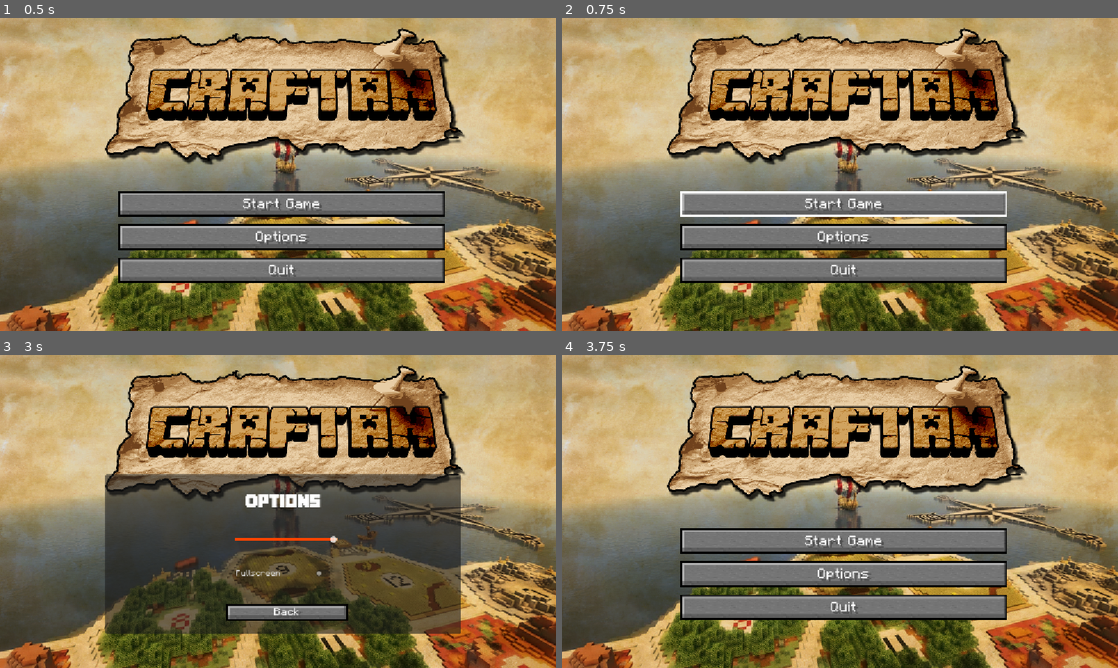
Above: before the commit, frames 1-4 (two rows, left to right).
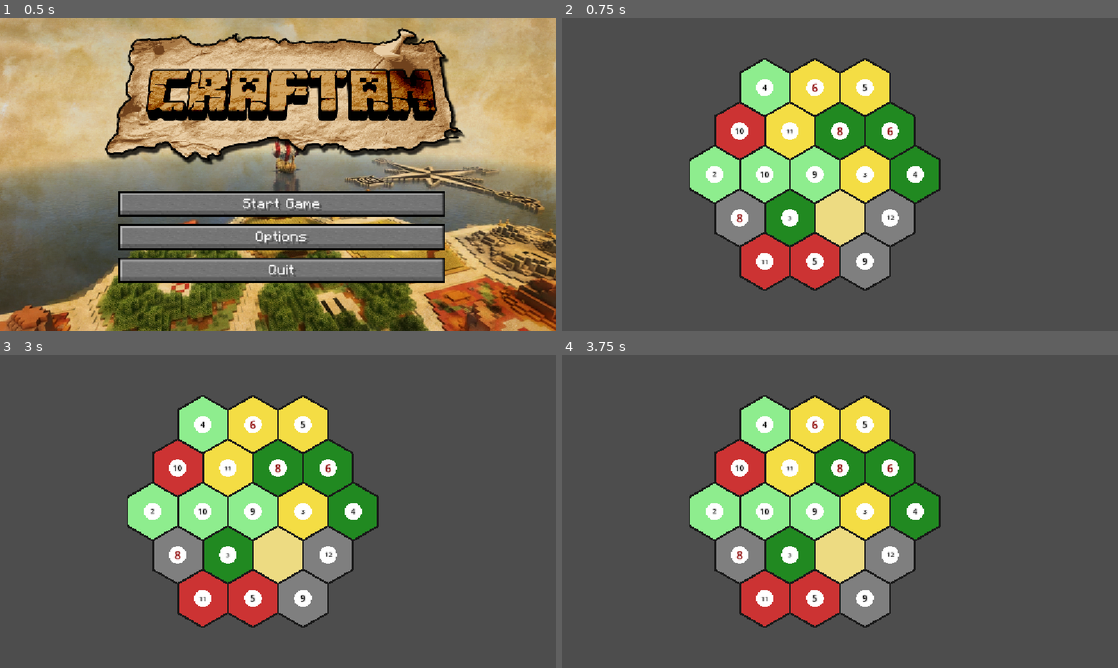
Above: after the commit, the same moments.

Repository: Caio-C-Lopes/Catancraft
Game: Godot game, scene res://main_menu.tscn
Two runs of this game, one before a commit and one after it. Both use one fixed random seed, a clock stepped at 60 frames per second and the inputs below.
Inputs (mouse positions are in pixels of both pictures, inside the frame that each line leads up to):
- Up to frame 1 (0.5 s): no input
- Up to frame 2 (0.75 s): click "Start Game" at 0.5 s
- Up to frame 3 (3 s): click (283, 539) at 1.25 s, where only the run before the commit has a clickable "Start Game"; click (283, 539) at 2 s, where only the run before the commit has a clickable "Start Game"; click (283, 574) at 2.75 s, where only the run before the commit has a clickable "Options"
- Up to frame 4 (3.75 s): click (851, 611) at 3.5 s, where only the run before the commit has a clickable "Back"

Frame 1 is identical in both runs. In frame 2, 92% of the frame differs, in the area x 0-100%, y 0-100%; in frame 3, 92%; in frame 4, 92%.

Commit message:
feat(board): add board generation

Diff:
--- /dev/null
+++ b/board.gd
@@ -0,0 +1,154 @@
+extends Node2D
+
+
+enum ResourceType { WOOD, SHEEP, WHEAT, BRICK, ORE, DESERT }
+
+@export_group("Size")
+@export var HEX_SIZE: float = 60.0
+
+@export_group("Resource Textures")
+@export var wood_texture: Texture2D
+@export var sheep_texture: Texture2D
+@export var wheat_texture: Texture2D
+@export var brick_texture: Texture2D
+@export var ore_texture: Texture2D
+@export var desert_texture: Texture2D
+
+var HEX_WIDTH = sqrt(3) * HEX_SIZE
+var HEX_HEIGHT = 2 * HEX_SIZE
+
+var resource_colors = {
+# I'm colorblind, seems ok to me.
+	ResourceType.WOOD: Color(0.13, 0.54, 0.13),
+	ResourceType.SHEEP: Color(0.56, 0.93, 0.56),
+	ResourceType.WHEAT: Color(0.96, 0.87, 0.27),
+	ResourceType.BRICK: Color(0.8, 0.2, 0.2),
+	ResourceType.ORE: Color(0.5, 0.5, 0.5),
+	ResourceType.DESERT: Color(0.93, 0.86, 0.51)
+}
+
+var available_resources = [
+	ResourceType.DESERT,
+	ResourceType.WOOD, ResourceType.WOOD, ResourceType.WOOD, ResourceType.WOOD,
+	ResourceType.SHEEP, ResourceType.SHEEP, ResourceType.SHEEP, ResourceType.SHEEP,
+	ResourceType.WHEAT, ResourceType.WHEAT, ResourceType.WHEAT, ResourceType.WHEAT,
+	ResourceType.BRICK, ResourceType.BRICK, ResourceType.BRICK,
+	ResourceType.ORE, ResourceType.ORE, ResourceType.ORE
+]
+
+var available_numbers = [
+	2, 3, 3, 4, 4, 5, 5, 6, 6, 8, 8, 9, 9, 10, 10, 11, 11, 12
+]
+
+# Higher chance of coming = Higher size
+var number_font_sizes = {
+	2: 12, 12: 12,
+	3: 14, 11: 14,
+	4: 16, 10: 16,
+	5: 18, 9: 18,
+	6: 24, 8: 24
+}
+
+var board_layout = [3, 4, 5, 4, 3]
+
+func _ready():
+	randomize()
+	available_resources.shuffle()
+	available_numbers.shuffle()
+	generate_board()
+
+func generate_board():
+	var resource_index = 0
+	var number_index = 0
+
+	var screen_center = get_viewport_rect().size / 2.0
+	var grid_start_x = screen_center.x - (2.5 * HEX_WIDTH)
+	var grid_start_y = screen_center.y - (2 * HEX_HEIGHT * 0.75)
+
+	for row in range(board_layout.size()):
+		var hexes_in_row = board_layout[row]
+		var row_offset_x = (5 - hexes_in_row) * (HEX_WIDTH / 2.0)
+
+		for col in range(hexes_in_row):
+			var pos_x = grid_start_x + row_offset_x + (col * HEX_WIDTH)
+			var pos_y = grid_start_y + (row * HEX_HEIGHT * 0.75)
+
+			var type = available_resources[resource_index]
+			resource_index += 1
+
+			var number = 0
+			if type != ResourceType.DESERT:
+				number = available_numbers[number_index]
+				number_index += 1
+
+			create_hex(Vector2(pos_x, pos_y), type, number)
+
+func create_hex(pos: Vector2, type: ResourceType, number: int):
+	var hex_container = Node2D.new()
+	hex_container.position = pos
+
+	hex_container.set_meta("resource_type", type)
+	hex_container.set_meta("dice_number", number)
+
+	var texture_to_use: Texture2D = null
+	match type:
+		ResourceType.WOOD: texture_to_use = wood_texture
+		ResourceType.SHEEP: texture_to_use = sheep_texture
+		ResourceType.WHEAT: texture_to_use = wheat_texture
+		ResourceType.BRICK: texture_to_use = brick_texture
+		ResourceType.ORE: texture_to_use = ore_texture
+		ResourceType.DESERT: texture_to_use = desert_texture
+
+	if texture_to_use != null:
+		var sprite = Sprite2D.new()
+		sprite.texture = texture_to_use
+		# sprite.scale = Vector2(0.5, 0.5) # For the future, when we get the sprites (Caio is gatekeeping it)
+		hex_container.add_child(sprite)
+	else:
+		var polygon = Polygon2D.new()
+		var points = PackedVector2Array()
+		for i in range(6):
+			var angle_rad = deg_to_rad(60 * i - 30)
+			points.append(Vector2(cos(angle_rad), sin(angle_rad)) * HEX_SIZE)
+		polygon.polygon = points
+		polygon.color = resource_colors[type]
+
+		var outline = Line2D.new()
+		var outline_points = points.duplicate()
+		outline_points.append(points[0])
+		outline.points = outline_points
+		outline.width = 4.0
+		outline.default_color = Color(0.1, 0.1, 0.1)
+
+		hex_container.add_child(polygon)
+		hex_container.add_child(outline)
+
+	if number > 0:
+		var token_bg = Polygon2D.new()
+		var circle_points = PackedVector2Array()
+		for i in range(32):
+			var angle = (i / 32.0) * TAU
+			circle_points.append(Vector2(cos(angle), sin(angle)) * 18.0)
+		token_bg.polygon = circle_points
+		token_bg.color = Color.WHITE
+		hex_container.add_child(token_bg)
+
+		var label = Label.new()
+		label.text = str(number)
+
+		if number == 6 or number == 8:
+			label.add_theme_color_override("font_color", Color.DARK_RED)
+		else:
+			label.add_theme_color_override("font_color", Color.BLACK)
+
+		var font_size = number_font_sizes[number]
+		label.add_theme_font_size_override("font_size", font_size)
+
+		label.horizontal_alignment = HORIZONTAL_ALIGNMENT_CENTER
+		label.vertical_alignment = VERTICAL_ALIGNMENT_CENTER
+		label.custom_minimum_size = Vector2(40, 40)
+		label.position = Vector2(-20, -20)
+
+		hex_container.add_child(label)
+
+	add_child(hex_container)
--- /dev/null
+++ b/board.tscn
@@ -0,0 +1,6 @@
+[gd_scene format=3 uid="uid://mhcwv5nt40sf"]
+
+[ext_resource type="Script" uid="uid://c28u61ytk4ow7" path="res://board.gd" id="1_p0ybc"]
+
+[node name="Board" type="Node2D" unique_id=1385200332]
+script = ExtResource("1_p0ybc")
--- a/main_menu.gd
+++ b/main_menu.gd
@@ -18,7 +18,7 @@
 func _on_start_game_pressed() -> void:
 	audio_player.play()
 	print("Playing...")
-
+	get_tree().change_scene_to_file("res://board.tscn")
 
 func _on_options_pressed() -> void:
 	audio_player.play()
Not shown, added: board.gd.uid
